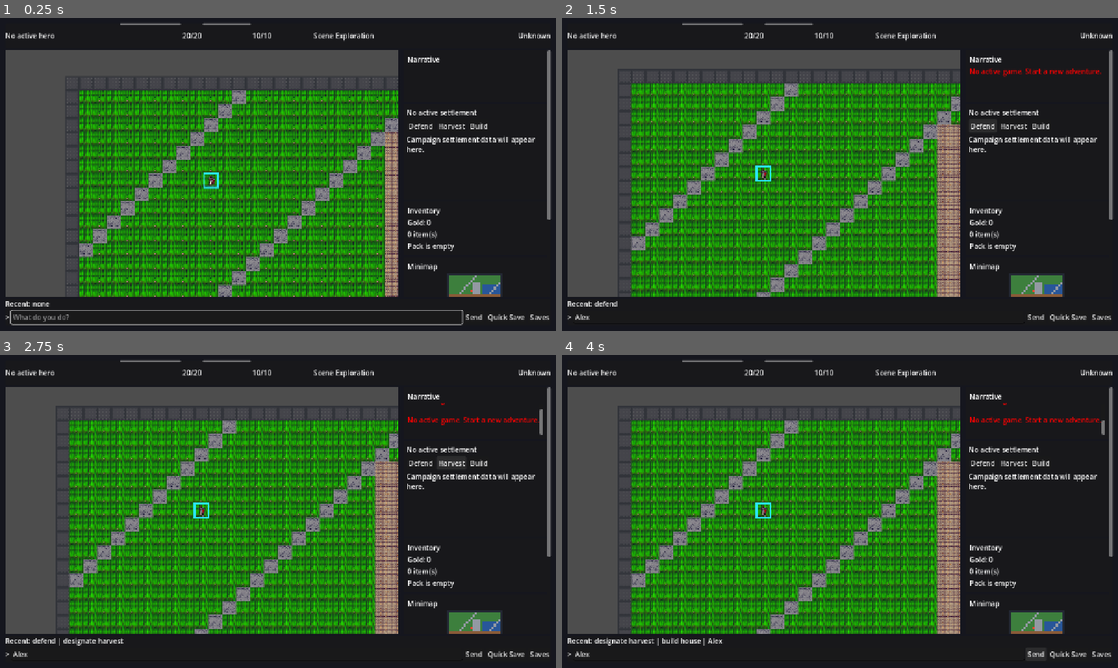
Above: before the commit, frames 1-4 (two rows, left to right).
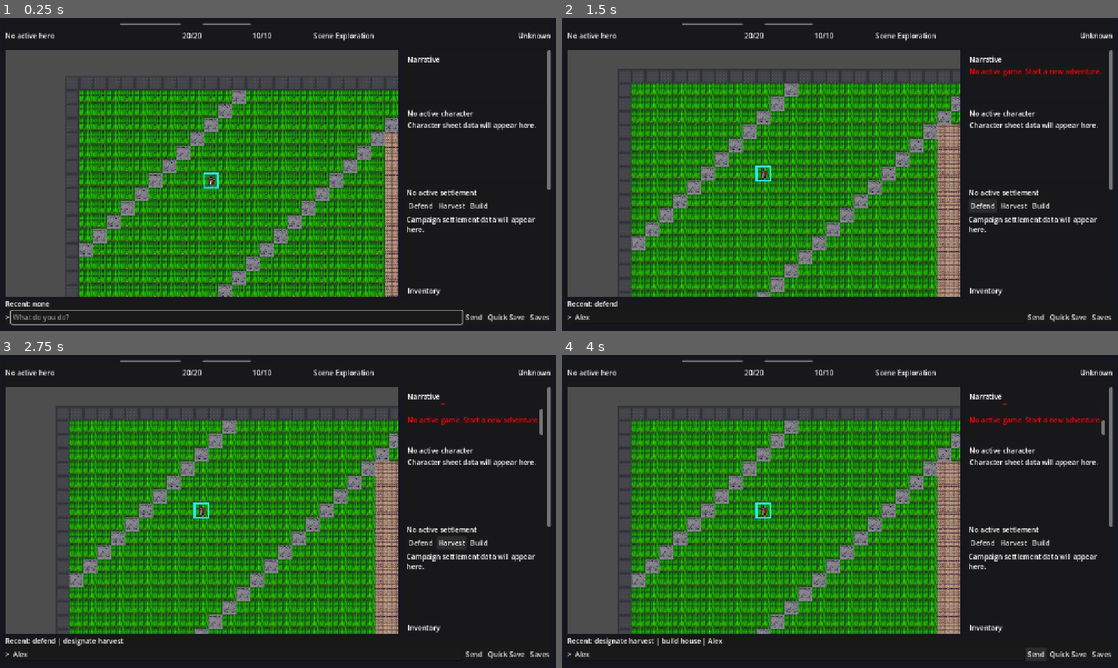
Above: after the commit, the same moments.

Repository: msbel5/ember-rpg
Game: Godot game, scene res://scenes/game_session.tscn
Two runs of this game, one before a commit and one after it. Both use one fixed random seed, a clock stepped at 60 frames per second and the inputs below. This scene is started directly instead of the project's main scene.
Inputs (mouse positions are in pixels of both pictures, inside the frame that each line leads up to):
- Up to frame 1 (0.25 s): no input
- Up to frame 2 (1.5 s): click (801, 318) at 0.52 s; type "Alex" at 0.6 s; click "Defend" at 1.25 s
- Up to frame 3 (2.75 s): click "Harvest" at 2 s
- Up to frame 4 (4 s): click "Build" at 2.75 s; click "Send" at 3.5 s

The runs differ from the first frame. In frame 1, 2.5% of the frame differs, in the area x 73-99%, y 29-90%; in frame 2, 2.5%; in frame 3, 2.5%; in frame 4, 2.5%.

Commit message:
Add in-session character sheet panel

Diff:
--- /dev/null
+++ b/godot-client/scenes/components/character_panel.tscn
@@ -0,0 +1,28 @@
+[gd_scene load_steps=2 format=3]
+
+[ext_resource type="Script" path="res://scripts/ui/character_panel.gd" id="1"]
+
+[node name="CharacterPanel" type="PanelContainer"]
+custom_minimum_size = Vector2(0, 180)
+script = ExtResource("1")
+
+[node name="CharacterMargin" type="MarginContainer" parent="."]
+layout_mode = 2
+theme_override_constants/margin_left = 10
+theme_override_constants/margin_top = 10
+theme_override_constants/margin_right = 10
+theme_override_constants/margin_bottom = 10
+
+[node name="CharacterVBox" type="VBoxContainer" parent="CharacterMargin"]
+layout_mode = 2
+
+[node name="SummaryLabel" type="Label" parent="CharacterMargin/CharacterVBox"]
+layout_mode = 2
+text = "No active character"
+
+[node name="StatsText" type="RichTextLabel" parent="CharacterMargin/CharacterVBox"]
+custom_minimum_size = Vector2(0, 110)
+layout_mode = 2
+bbcode_enabled = true
+fit_content = true
+scroll_active = false
--- a/godot-client/scenes/game_session.tscn
+++ b/godot-client/scenes/game_session.tscn
@@ -15,6 +15,7 @@
 [ext_resource type="PackedScene" path="res://scenes/components/combat_panel.tscn" id="13"]
 [ext_resource type="PackedScene" path="res://scenes/components/save_load_panel.tscn" id="14"]
 [ext_resource type="PackedScene" path="res://scenes/components/settlement_panel.tscn" id="15"]
+[ext_resource type="PackedScene" path="res://scenes/components/character_panel.tscn" id="16"]
 
 [node name="GameSession" type="Control"]
 layout_mode = 3
@@ -109,6 +110,9 @@
 layout_mode = 2
 size_flags_vertical = 3
 
+[node name="CharacterPanel" parent="MainMargin/MainVBox/ContentSplit/Sidebar/SidebarContent" instance=ExtResource("16")]
+layout_mode = 2
+
 [node name="SettlementPanel" parent="MainMargin/MainVBox/ContentSplit/Sidebar/SidebarContent" instance=ExtResource("15")]
 layout_mode = 2
 
--- /dev/null
+++ b/godot-client/scripts/ui/character_panel.gd
@@ -0,0 +1,82 @@
+extends PanelContainer
+class_name CharacterPanelWidget
+
+@onready var summary_label: Label = $CharacterMargin/CharacterVBox/SummaryLabel
+@onready var stats_text: RichTextLabel = $CharacterMargin/CharacterVBox/StatsText
+
+
+func _ready() -> void:
+	GameState.state_updated.connect(_refresh)
+	GameState.character_sheet_updated.connect(_on_character_sheet_updated)
+	_refresh()
+
+
+func _on_character_sheet_updated(_sheet: Dictionary) -> void:
+	_refresh()
+
+
+func _refresh() -> void:
+	var sheet = GameState.character_sheet
+	if sheet.is_empty():
+		sheet = _fallback_sheet()
+	if sheet.is_empty():
+		summary_label.text = "No active character"
+		stats_text.clear()
+		stats_text.text = "Character sheet data will appear here."
+		return
+
+	summary_label.text = "%s  |  %s  |  %s" % [
+		str(sheet.get("name", "Adventurer")),
+		str(sheet.get("class_name", sheet.get("class", "Adventurer"))),
+		str(sheet.get("alignment", "TN")),
+	]
+	stats_text.clear()
+	stats_text.text = _build_sheet_text(sheet)
+
+
+func _build_sheet_text(sheet: Dictionary) -> String:
+	var lines: Array[String] = ["[b]Stats[/b]"]
+	for stat in sheet.get("stats", []):
+		if not (stat is Dictionary):
+			continue
+		var stat_id = str(stat.get("id", stat.get("ability", "")))
+		lines.append("%s %d (%+d)" % [
+			stat_id,
+			int(stat.get("value", 10)),
+			int(stat.get("modifier", 0)),
+		])
+	lines.append("")
+	lines.append("[b]Skills[/b]")
+	var skills_written := false
+	for skill in sheet.get("skills", []):
+		if skill is Dictionary:
+			lines.append("%s (%+d)" % [
+				str(skill.get("label", skill.get("id", ""))),
+				int(skill.get("bonus", 0)),
+			])
+		else:
+			lines.append("%s" % str(skill))
+		skills_written = true
+	if not skills_written:
+		lines.append("None")
+	return "\n".join(lines)
+
+
+func _fallback_sheet() -> Dictionary:
+	if GameState.player.is_empty():
+		return {}
+	var stats: Array = []
+	for ability in ["MIG", "AGI", "END", "MND", "INS", "PRE"]:
+		var value = int(GameState.player.get("stats", {}).get(ability, 10))
+		stats.append({
+			"id": ability,
+			"value": value,
+			"modifier": int((value - 10) / 2),
+		})
+	return {
+		"name": str(GameState.player.get("name", "Adventurer")),
+		"class_name": str(GameState.player.get("player_class", "Adventurer")).capitalize(),
+		"alignment": str(GameState.player.get("alignment", "TN")),
+		"stats": stats,
+		"skills": GameState.player.get("skill_proficiencies", []),
+	}
--- a/godot-client/tests/run_headless_tests.gd
+++ b/godot-client/tests/run_headless_tests.gd
@@ -443,6 +443,19 @@
 			"xp": 45,
 			"gold": 12,
 		},
+		"character_sheet": {
+			"name": "Chaos",
+			"class_name": "Warrior",
+			"alignment": "LG",
+			"stats": [
+				{"id": "MIG", "value": 16, "modifier": 3},
+				{"id": "AGI", "value": 12, "modifier": 1},
+			],
+			"skills": [
+				{"id": "athletics", "label": "Athletics", "bonus": 5},
+				{"id": "perception", "label": "Perception", "bonus": 3},
+			],
+		},
 		"location": "Harbor Town",
 		"map_data": TileCatalog.build_placeholder_map(16, 12),
 		"items": [{"name": "Bread"}, {"name": "Potion"}],
@@ -466,6 +479,9 @@
 
 	var narrative_widget = session_instance.get_node("MainMargin/MainVBox/ContentSplit/Sidebar/SidebarContent/NarrativePanel")
 	_assert_true(narrative_widget.get_plain_text().contains("harbor square"), "Narrative panel shows backend narrative")
+
+	var character_panel = session_instance.get_node("MainMargin/MainVBox/ContentSplit/Sidebar/SidebarContent/CharacterPanel/CharacterMargin/CharacterVBox/StatsText")
+	_assert_true(character_panel.text.contains("MIG"), "Character panel renders visible stat lines")
 
 	var command_bar = session_instance.get_node("MainMargin/MainVBox/CommandBar")
 	command_bar.submit_command("inventory")
Not shown: 1 places in godot-client/scenes/game_session.tscn that only renumber resources
